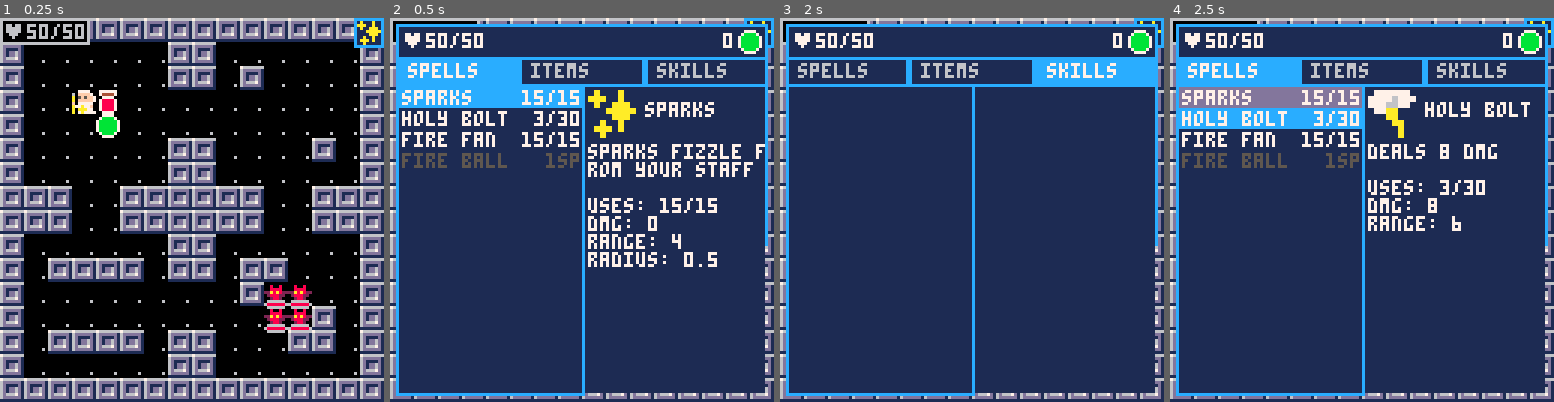
Above: before the commit, frames 1-4 (left to right).
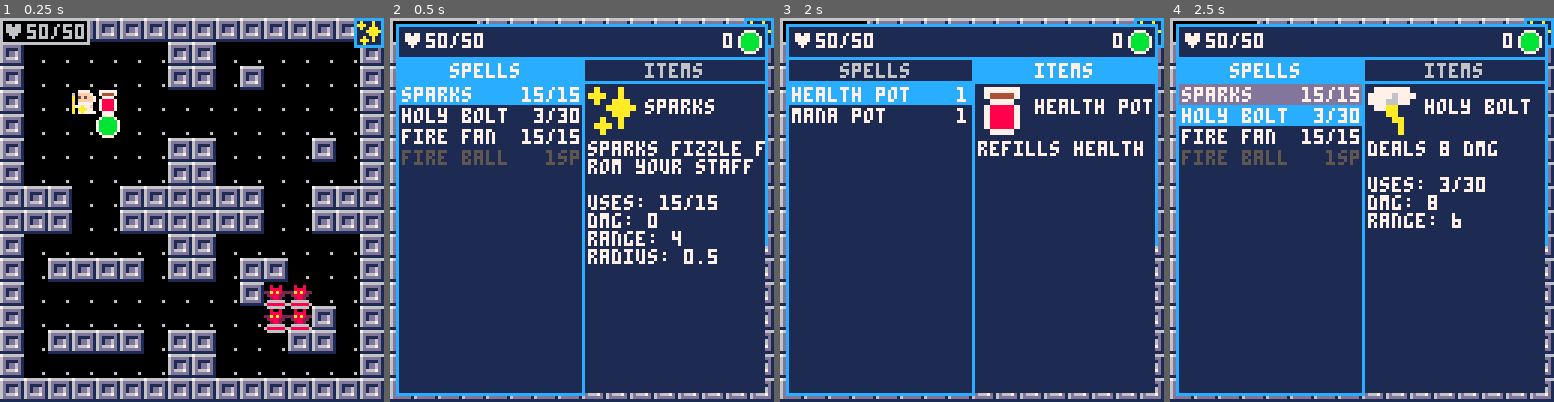
Above: after the commit, the same moments.

Repository: caudilci/pico-wiz
Game: PICO-8 cartridge wiz.p8
Same seed, same stepped clock (60 frames per second), same inputs: the game is played once before the commit and once after it.
Inputs:
- Up to frame 1 (0.25 s): no input
- Up to frame 2 (0.5 s): tap O (Z key) at 0.33 s
- Up to frame 3 (2 s): tap O (Z key) at 0.7, 1.43 s; tap X (X key) at 1.07 s; hold Left from 1.97 s (still down)
- Up to frame 4 (2.5 s): tap X (X key) at 2.07, 2.4 s; tap O (Z key) at 2.22 s; release Left at 2.37 s; hold Down from 2.42 s (still down)

Frame 1 is identical in both runs. In frame 2, 9.4% of the frame differs, in the area x 2-98%, y 10-65%; in frame 3, 7.9%; in frame 4, 8.7%.

Commit message:
adjust menu spacing

Diff:
--- a/wiz.p8
+++ b/wiz.p8
@@ -17,6 +17,8 @@
 	tframe = -1
 	move_complete = true
 	ani_complete = true
+	floor = 1
+	turn = 1
 
 	init_spellbook()
 	init_items()
@@ -54,7 +56,6 @@
 		return
 	end
 	map(0)
-	-- print(gamestate,1,15,8)
 	draw_items()
 	draw_all_mobs()
 	draw_enemy_health()
@@ -76,6 +77,8 @@
 		tframe = -1
 	elseif state == "turn" then
 		update_enemies()
+		turn += 1
+		add(debug, turn)
 		tframe=1
 	elseif state == "menu" then
 	elseif state == "cast" then
@@ -529,7 +532,7 @@
 function init_menu()
 	menu_tab_index = 1
 	menu_vertical_index = 1
-	menu_tabs = {"spells", "items", "skills"}
+	menu_tabs = {"spells", "items"}
 	menu_startx, menu_starty, menu_endx, menu_endy = 2,2,126, 126
 	tab_menu_height = 11
 	status_menu_heigt = 11
@@ -568,7 +571,7 @@
 		end
 
 	elseif btnp(0) then
-		if(menu_tab_index == 1) then
+		if menu_tab_index == 1 then
 			menu_tab_index = #menu_tabs
 		else
 			menu_tab_index -= 1
@@ -610,10 +613,10 @@
 function draw_menu()
 	draw_menu_tabs()
 	draw_status_menu()
-	rect(2, 22,64,125,12)
-	rectfill(3,23,63,124,1)
-	rect(64,22,125,75,12)
-	rectfill(65,23,124,124,1)
+	rect(2, 21,64,125,12)
+	rectfill(3,22,63,124,1)
+	rect(64,21,125,75,12)
+	rectfill(65,22,124,124,1)
 	if menu_tab_index == 1 then
 		draw_spell_menu()
 		draw_spell_description()
@@ -629,27 +632,27 @@
 	for i=1, count(spellbook) do
 		-- highlight spell looked at
 		if i==menu_vertical_index then
-			rectfill(3,23+7*(i-1),63,23+6+7*(i-1),12)
+			rectfill(3,22+7*(i-1),63,22+6+7*(i-1),12)
 		elseif i==player.spell_index then
-			rectfill(3,23+7*(player.spell_index-1),63,23+6+7*(player.spell_index-1),13)
+			rectfill(3,22+7*(player.spell_index-1),63,22+6+7*(player.spell_index-1),13)
 		end
 		if i<=#player.spells then
-			print(spellbook[i].name,4,24+7*(i-1),7)
+			print(spellbook[i].name,4,23+7*(i-1),7)
 			if player.spells[i].uses<10 then
 				if player.spells[i].maxuses<10 then
-					print(player.spells[i].uses.."/"..player.spells[i].maxuses,52,24+7*(i-1),7)
+					print(player.spells[i].uses.."/"..player.spells[i].maxuses,52,23+7*(i-1),7)
 				else
-					print(player.spells[i].uses.."/"..player.spells[i].maxuses,48,24+7*(i-1),7)
+					print(player.spells[i].uses.."/"..player.spells[i].maxuses,48,23+7*(i-1),7)
 				end
 			else
-				print(player.spells[i].uses.."/"..player.spells[i].maxuses,44,24+7*(i-1),7)
-			end
-		else
-			print(spellbook[i].name,4,24+7*(i-1),5)
+				print(player.spells[i].uses.."/"..player.spells[i].maxuses,44,23+7*(i-1),7)
+			end
+		else
+			print(spellbook[i].name,4,23+7*(i-1),5)
 			if spellbook[i].spcost<10 then
-				print(''..spellbook[i].spcost..'sp',52,24+7*(i-1),5)
+				print(''..spellbook[i].spcost..'sp',52,23+7*(i-1),5)
 			else
-				print(''..spellbook[i].spcost..'sp',48,24+7*(i-1),5)
+				print(''..spellbook[i].spcost..'sp',48,23+7*(i-1),5)
 			end
 		end
 	end
@@ -666,31 +669,29 @@
 end
 
 function draw_menu_tabs()
-	local menu_item_width = 125/#menu_tabs
-	for i=1, #menu_tabs do
-		local text_color = 6
-		local background_color = 1
-		if i == menu_tab_index then
-			text_color = 7
-			background_color = 12
-		end
-		rectfill(3+(i-1)*menu_item_width,13, i*menu_item_width, 22, background_color)
-		rect(2+(i-1)*menu_item_width,13, i*(menu_item_width)+1, 22, 12)
-		print(menu_tabs[i], 6+(i-1)*menu_item_width, 15, text_color)
-	end
+	local text_color1, text_color2, background_color1, background_color2 = 6, 7, 1, 12
+	if menu_tab_index == 1 then
+		text_color1, text_color2, background_color1, background_color2 = 7, 6, 12, 1
+	end
+	rectfill(3,13, 64, 21, background_color1)
+	rect(2,13, 65, 21, 12)
+	print("spells", 20, 15, text_color1)
+	rectfill(65,13, 125, 21, background_color2)
+	rect(64,13, 125, 21, 12)
+	print("items", 85, 15, text_color2)
 end
 
 function draw_item_menu()
 	for i=1, count(player.items) do
 		-- highlight spell looked at
 		if i==menu_vertical_index then
-			rectfill(3,23+7*(i-1),63,23+6+7*(i-1),12)
-		end
-		print(player.items[i].name,4,24+7*(i-1),7)
+			rectfill(3,22+7*(i-1),63,22+6+7*(i-1),12)
+		end
+		print(player.items[i].name,4,23+7*(i-1),7)
 		if player.items[i].count<10 then
-			print(player.items[i].count,59,24+7*(i-1),7)
-		else
-			print(player.items[i].count,55,24+7*(i-1),7)
+			print(player.items[i].count,59,23+7*(i-1),7)
+		else
+			print(player.items[i].count,55,23+7*(i-1),7)
 		end
 	end
 end
@@ -698,9 +699,9 @@
 function draw_item_description()
 	local item=player.items[menu_vertical_index]
 	if item then
-		sspr(item.icon.x,item.icon.y,8,8,66,24,16,16)
-		print(item.name, 85, 28, 7)
-		cursor(66,42)
+		sspr(item.icon.x,item.icon.y,8,8,66,23,16,16)
+		print(item.name, 85, 27, 7)
+		cursor(66,41)
 		color(7)
 		local description_chunks = chunk_string(15, item.description)
 		foreach(description_chunks, print)
@@ -714,9 +715,9 @@
 	else
 		spell = spellbook[menu_vertical_index]
 	end
-	sspr(spell.icon.x,spell.icon.y,8,8,66,24,16,16)
-	print(spell.name, 85, 28, 7)
-	cursor(66,42)
+	sspr(spell.icon.x,spell.icon.y,8,8,66,23,16,16)
+	print(spell.name, 85, 27, 7)
+	cursor(66,41)
 	color(7)
 	local description_chunks = chunk_string(15, spell.description)
 	foreach(description_chunks, print)
@@ -881,6 +882,12 @@
 	add(player.spells,deepcopy(spellbook[2]))
 	add(player.spells,deepcopy(spellbook[3]))
 	add(mobs,player)
+	local initial_health_pot = deepcopy(items[3])
+	initial_health_pot.count = 1
+	local initial_mana_pot = deepcopy(items[4])
+	initial_mana_pot.count = 1
+	add(player.items, initial_health_pot)
+	add(player.items, initial_mana_pot)
 end
 
 function update_player()
@@ -1129,11 +1135,6 @@
 				range=4,
 				dmg=0,
 				cooldown=3,
-				upgrades={
-					{name="damage",owned=false,cost=1, mod=3},
-					{name="range",owned=false,cost=1,mod=1},
-					{name="uses",owned=false,cost=1, mod=4},
-				},
 				additional_effect = function () end
 			},
 			--different heal levels that cause enemy status effects
@@ -1151,11 +1152,6 @@
 				range=6,
 				radius=1,
 				dmg=8,
-				upgrades={
-					{name="damage",owned=false,cost=1, mod=3},
-					{name="range",owned=false,cost=1,mod=1},
-					{name="uses",owned=false,cost=1, mod=4},
-				},
 			},
 			{
 				name="fire fan",
@@ -1171,11 +1167,6 @@
 				mtype="heal",
 				range=4,
 				dmg=5,
-				upgrades={
-					{name="damage",owned=false,cost=1, mod=3},
-					{name="range",owned=false,cost=1,mod=1},
-					{name="uses",owned=false,cost=1, mod=4},
-				},
 			},
 			{
 				name="fire ball",
@@ -1190,11 +1181,6 @@
 				mtype="heal",
 				range=4,
 				dmg=5,
-				upgrades={
-					{name="damage",owned=false,cost=1, mod=3},
-					{name="range",owned=false,cost=1,mod=1},
-					{name="uses",owned=false,cost=1, mod=4},
-				},
 			},
 		}
 end
